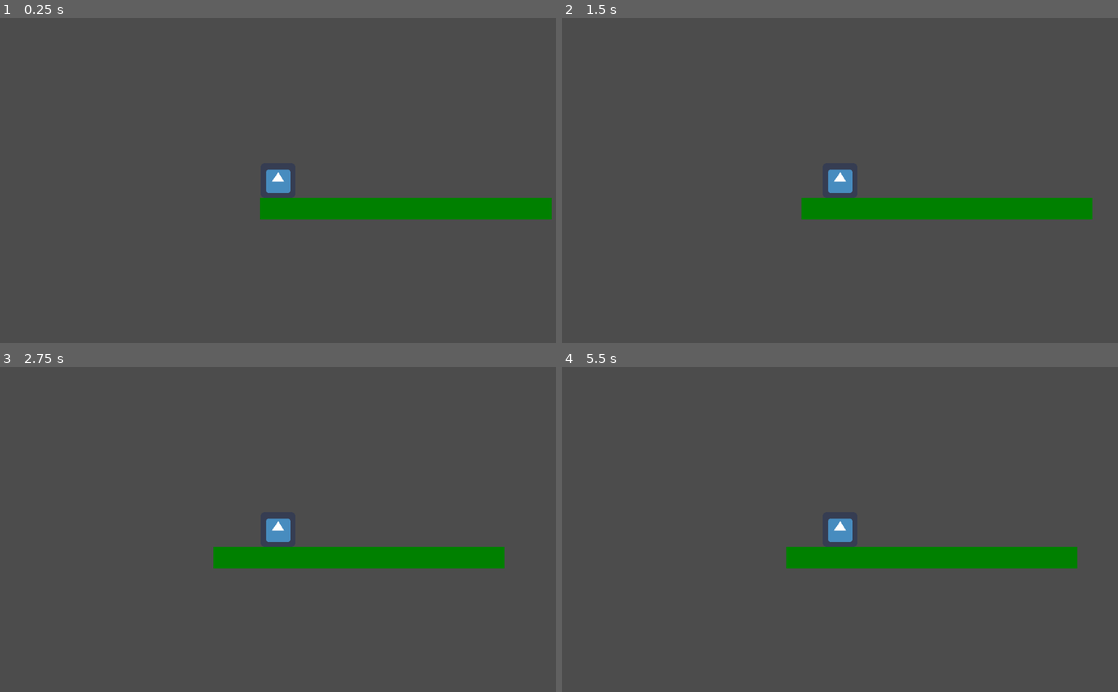
Above: before the commit, frames 1-4 (two rows, left to right).
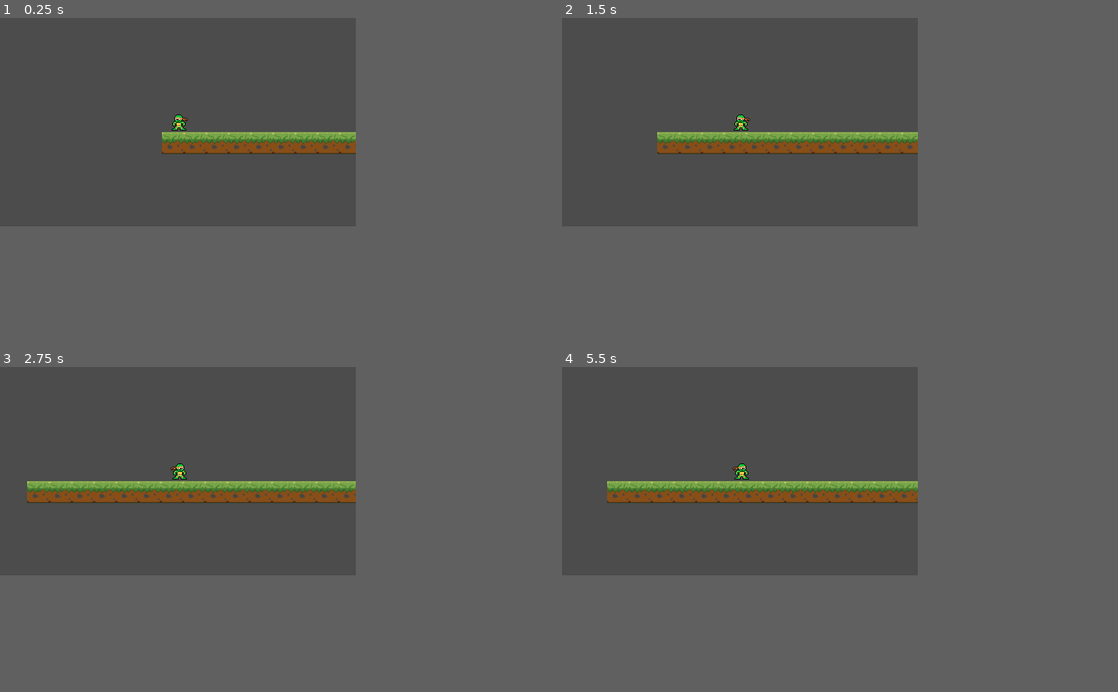
Above: after the commit, the same moments.

Repository: RidwanAnnV/TestTugas
Game: Godot game, scene res://Node2D.tscn
Two runs of this game, one before a commit and one after it. Both use one fixed random seed, a clock stepped at 60 frames per second and the inputs below. The project has no main scene, so this scene is started directly. The engine's default icon, where the game draws it, is replaced by a stand-in: a white triangle on a blue panel in a dark square.
Inputs:
- Up to frame 1 (0.25 s): no input
- Up to frame 2 (1.5 s): tap Enter at 0.5 s; hold D (kanan) 0.53-1.28 s; tap A (kiri) at 0.8, 1.35 s
- Up to frame 3 (2.75 s): tap Space (lompat) at 1.55, 2.1 s; hold D (kanan) from 2.03 s (still down)
- Up to frame 4 (5.5 s): release D (kanan) at 2.78 s; tap D (kanan) at 2.85, 4.55 s; tap A (kiri) at 3.05, 5.3 s; tap Space (lompat) at 3.5, 3.8, 4.35 s; hold A (kiri) 3.53-4.28 s; hold D (kanan) from 5.03 s (still down)
In our replay, the window is 800x468 before the commit and 512x300 after it. These sizes can differ from the game's own. Grey fills any space a smaller window leaves; there, only what the larger window draws over its background counts as a difference.

The runs differ from the first frame. In frame 1, 6.2% of the frame differs, in the area x 29-100%, y 29-62%; in frame 2, 7.0%; in frame 3, 7.8%, in the area x 4-91%, y 29-62%; in frame 4, 7.6%.

Commit message:
Add files via upload

Diff:
--- /dev/null
+++ b/PKK/Area2D.gd
@@ -0,0 +1,10 @@
+extends Area2D
+
+
+func _ready():
+	pass
+
+
+func _on_Area2D_body_entered(body):
+	if body.is_in_group("player"):
+		get_tree().change_scene("res://Node2D.tscn")
--- /dev/null
+++ b/PKK/CollisionShape2D.gd
@@ -0,0 +1,16 @@
+extends CollisionShape2D
+
+
+# Declare member variables here. Examples:
+# var a = 2
+# var b = "text"
+
+
+# Called when the node enters the scene tree for the first time.
+func _ready():
+	pass # Replace with function body.
+
+
+# Called every frame. 'delta' is the elapsed time since the previous frame.
+#func _process(delta):
+#	pass
--- a/PKK/Node2D.tscn
+++ b/PKK/Node2D.tscn
@@ -1,23 +1,445 @@
-[gd_scene load_steps=4 format=2]
+[gd_scene load_steps=15 format=2]
 
 [ext_resource path="res://player.tscn" type="PackedScene" id=1]
-[ext_resource path="res://test.png" type="Texture" id=2]
-
-[sub_resource type="RectangleShape2D" id=1]
-extents = Vector2( 268, 20 )
+[ext_resource path="res://tilemap/tanah.png" type="Texture" id=2]
+[ext_resource path="res://Area2D.gd" type="Script" id=3]
+[ext_resource path="res://CollisionShape2D.gd" type="Script" id=4]
+
+[sub_resource type="ConvexPolygonShape2D" id=2]
+points = PoolVector2Array( 0, 0, 32, 0, 32, 32, 0, 32 )
+
+[sub_resource type="ConvexPolygonShape2D" id=3]
+points = PoolVector2Array( 0, 0, 32, 0, 32, 32, 0, 32 )
+
+[sub_resource type="ConvexPolygonShape2D" id=4]
+points = PoolVector2Array( 0, 0, 32, 0, 32, 32, 0, 32 )
+
+[sub_resource type="ConvexPolygonShape2D" id=5]
+points = PoolVector2Array( 0, 0, 32, 0, 32, 32, 0, 32 )
+
+[sub_resource type="ConvexPolygonShape2D" id=6]
+points = PoolVector2Array( 0, 0, 32, 0, 32, 32, 0, 32 )
+
+[sub_resource type="ConvexPolygonShape2D" id=7]
+points = PoolVector2Array( 0, 0, 32, 0, 32, 32, 0, 32 )
+
+[sub_resource type="ConvexPolygonShape2D" id=8]
+points = PoolVector2Array( 0, 0, 32, 0, 32, 32, 0, 32 )
+
+[sub_resource type="ConvexPolygonShape2D" id=9]
+points = PoolVector2Array( 0, 0, 32, 0, 32, 32, 0, 32 )
+
+[sub_resource type="TileSet" id=1]
+0/name = "tanah.png 0"
+0/texture = ExtResource( 2 )
+0/tex_offset = Vector2( 0, 0 )
+0/modulate = Color( 1, 1, 1, 1 )
+0/region = Rect2( 0, 0, 32, 32 )
+0/tile_mode = 0
+0/occluder_offset = Vector2( 0, 0 )
+0/navigation_offset = Vector2( 0, 0 )
+0/shape_offset = Vector2( 0, 0 )
+0/shape_transform = Transform2D( 1, 0, 0, 1, 0, 0 )
+0/shape = SubResource( 2 )
+0/shape_one_way = false
+0/shape_one_way_margin = 1.0
+0/shapes = [ {
+"autotile_coord": Vector2( 0, 0 ),
+"one_way": false,
+"one_way_margin": 1.0,
+"shape": SubResource( 2 ),
+"shape_transform": Transform2D( 1, 0, 0, 1, 0, 0 )
+} ]
+0/z_index = 0
+1/name = "tanah.png 1"
+1/texture = ExtResource( 2 )
+1/tex_offset = Vector2( 0, 0 )
+1/modulate = Color( 1, 1, 1, 1 )
+1/region = Rect2( 32, 0, 32, 32 )
+1/tile_mode = 0
+1/occluder_offset = Vector2( 0, 0 )
+1/navigation_offset = Vector2( 0, 0 )
+1/shape_offset = Vector2( 0, 0 )
+1/shape_transform = Transform2D( 1, 0, 0, 1, 0, 0 )
+1/shape = SubResource( 3 )
+1/shape_one_way = false
+1/shape_one_way_margin = 1.0
+1/shapes = [ {
+"autotile_coord": Vector2( 0, 0 ),
+"one_way": false,
+"one_way_margin": 1.0,
+"shape": SubResource( 3 ),
+"shape_transform": Transform2D( 1, 0, 0, 1, 0, 0 )
+} ]
+1/z_index = 0
+2/name = "tanah.png 2"
+2/texture = ExtResource( 2 )
+2/tex_offset = Vector2( 0, 0 )
+2/modulate = Color( 1, 1, 1, 1 )
+2/region = Rect2( 0, 32, 32, 32 )
+2/tile_mode = 0
+2/occluder_offset = Vector2( 0, 0 )
+2/navigation_offset = Vector2( 0, 0 )
+2/shape_offset = Vector2( 0, 0 )
+2/shape_transform = Transform2D( 1, 0, 0, 1, 0, 0 )
+2/shape = SubResource( 8 )
+2/shape_one_way = false
+2/shape_one_way_margin = 1.0
+2/shapes = [ {
+"autotile_coord": Vector2( 0, 0 ),
+"one_way": false,
+"one_way_margin": 1.0,
+"shape": SubResource( 8 ),
+"shape_transform": Transform2D( 1, 0, 0, 1, 0, 0 )
+} ]
+2/z_index = 0
+3/name = "tanah.png 3"
+3/texture = ExtResource( 2 )
+3/tex_offset = Vector2( 0, 0 )
+3/modulate = Color( 1, 1, 1, 1 )
+3/region = Rect2( 32, 32, 32, 32 )
+3/tile_mode = 0
+3/occluder_offset = Vector2( 0, 0 )
+3/navigation_offset = Vector2( 0, 0 )
+3/shape_offset = Vector2( 0, 0 )
+3/shape_transform = Transform2D( 1, 0, 0, 1, 0, 0 )
+3/shape = SubResource( 9 )
+3/shape_one_way = false
+3/shape_one_way_margin = 1.0
+3/shapes = [ {
+"autotile_coord": Vector2( 0, 0 ),
+"one_way": false,
+"one_way_margin": 1.0,
+"shape": SubResource( 9 ),
+"shape_transform": Transform2D( 1, 0, 0, 1, 0, 0 )
+} ]
+3/z_index = 0
+4/name = "tanah.png 4"
+4/texture = ExtResource( 2 )
+4/tex_offset = Vector2( 0, 0 )
+4/modulate = Color( 1, 1, 1, 1 )
+4/region = Rect2( 0, 0, 32, 32 )
+4/tile_mode = 1
+4/autotile/bitmask_mode = 0
+4/autotile/bitmask_flags = [  ]
+4/autotile/icon_coordinate = Vector2( 0, 0 )
+4/autotile/tile_size = Vector2( 32, 32 )
+4/autotile/spacing = 0
+4/autotile/occluder_map = [  ]
+4/autotile/navpoly_map = [  ]
+4/autotile/priority_map = [  ]
+4/autotile/z_index_map = [  ]
+4/occluder_offset = Vector2( 0, 0 )
+4/navigation_offset = Vector2( 0, 0 )
+4/shape_offset = Vector2( 0, 0 )
+4/shape_transform = Transform2D( 1, 0, 0, 1, 0, 0 )
+4/shape_one_way = false
+4/shape_one_way_margin = 0.0
+4/shapes = [  ]
+4/z_index = 0
+5/name = "tanah.png 5"
+5/texture = ExtResource( 2 )
+5/tex_offset = Vector2( 0, 0 )
+5/modulate = Color( 1, 1, 1, 1 )
+5/region = Rect2( 32, 0, 32, 32 )
+5/tile_mode = 1
+5/autotile/bitmask_mode = 0
+5/autotile/bitmask_flags = [  ]
+5/autotile/icon_coordinate = Vector2( 0, 0 )
+5/autotile/tile_size = Vector2( 32, 32 )
+5/autotile/spacing = 0
+5/autotile/occluder_map = [  ]
+5/autotile/navpoly_map = [  ]
+5/autotile/priority_map = [  ]
+5/autotile/z_index_map = [  ]
+5/occluder_offset = Vector2( 0, 0 )
+5/navigation_offset = Vector2( 0, 0 )
+5/shape_offset = Vector2( 0, 0 )
+5/shape_transform = Transform2D( 1, 0, 0, 1, 0, 0 )
+5/shape_one_way = false
+5/shape_one_way_margin = 0.0
+5/shapes = [  ]
+5/z_index = 0
+6/name = "tanah.png 6"
+6/texture = ExtResource( 2 )
+6/tex_offset = Vector2( 0, 0 )
+6/modulate = Color( 1, 1, 1, 1 )
+6/region = Rect2( 0, 32, 32, 32 )
+6/tile_mode = 1
+6/autotile/bitmask_mode = 0
+6/autotile/bitmask_flags = [  ]
+6/autotile/icon_coordinate = Vector2( 0, 0 )
+6/autotile/tile_size = Vector2( 32, 32 )
+6/autotile/spacing = 0
+6/autotile/occluder_map = [  ]
+6/autotile/navpoly_map = [  ]
+6/autotile/priority_map = [  ]
+6/autotile/z_index_map = [  ]
+6/occluder_offset = Vector2( 0, 0 )
+6/navigation_offset = Vector2( 0, 0 )
+6/shape_offset = Vector2( 0, 0 )
+6/shape_transform = Transform2D( 1, 0, 0, 1, 0, 0 )
+6/shape_one_way = false
+6/shape_one_way_margin = 0.0
+6/shapes = [  ]
+6/z_index = 0
+7/name = "tanah.png 7"
+7/texture = ExtResource( 2 )
+7/tex_offset = Vector2( 0, 0 )
+7/modulate = Color( 1, 1, 1, 1 )
+7/region = Rect2( 32, 32, 32, 32 )
+7/tile_mode = 1
+7/autotile/bitmask_mode = 0
+7/autotile/bitmask_flags = [  ]
+7/autotile/icon_coordinate = Vector2( 0, 0 )
+7/autotile/tile_size = Vector2( 32, 32 )
+7/autotile/spacing = 0
+7/autotile/occluder_map = [  ]
+7/autotile/navpoly_map = [  ]
+7/autotile/priority_map = [  ]
+7/autotile/z_index_map = [  ]
+7/occluder_offset = Vector2( 0, 0 )
+7/navigation_offset = Vector2( 0, 0 )
+7/shape_offset = Vector2( 0, 0 )
+7/shape_transform = Transform2D( 1, 0, 0, 1, 0, 0 )
+7/shape_one_way = false
+7/shape_one_way_margin = 0.0
+7/shapes = [  ]
+7/z_index = 0
+8/name = "tanah.png 8"
+8/texture = ExtResource( 2 )
+8/tex_offset = Vector2( 0, 0 )
+8/modulate = Color( 1, 1, 1, 1 )
+8/region = Rect2( 0, 0, 32, 32 )
+8/tile_mode = 1
+8/autotile/bitmask_mode = 0
+8/autotile/bitmask_flags = [  ]
+8/autotile/icon_coordinate = Vector2( 0, 0 )
+8/autotile/tile_size = Vector2( 32, 32 )
+8/autotile/spacing = 0
+8/autotile/occluder_map = [  ]
+8/autotile/navpoly_map = [  ]
+8/autotile/priority_map = [  ]
+8/autotile/z_index_map = [  ]
+8/occluder_offset = Vector2( 0, 0 )
+8/navigation_offset = Vector2( 0, 0 )
+8/shape_offset = Vector2( 0, 0 )
+8/shape_transform = Transform2D( 1, 0, 0, 1, 0, 0 )
+8/shape_one_way = false
+8/shape_one_way_margin = 0.0
+8/shapes = [  ]
+8/z_index = 0
+9/name = "tanah.png 9"
+9/texture = ExtResource( 2 )
+9/tex_offset = Vector2( 0, 0 )
+9/modulate = Color( 1, 1, 1, 1 )
+9/region = Rect2( 0, 0, 32, 32 )
+9/tile_mode = 1
+9/autotile/bitmask_mode = 0
+9/autotile/bitmask_flags = [  ]
+9/autotile/icon_coordinate = Vector2( 0, 0 )
+9/autotile/tile_size = Vector2( 32, 32 )
+9/autotile/spacing = 0
+9/autotile/occluder_map = [  ]
+9/autotile/navpoly_map = [  ]
+9/autotile/priority_map = [  ]
+9/autotile/z_index_map = [  ]
+9/occluder_offset = Vector2( 0, 0 )
+9/navigation_offset = Vector2( 0, 0 )
+9/shape_offset = Vector2( 0, 0 )
+9/shape_transform = Transform2D( 1, 0, 0, 1, 0, 0 )
+9/shape_one_way = false
+9/shape_one_way_margin = 0.0
+9/shapes = [  ]
+9/z_index = 0
+10/name = "tanah.png 10"
+10/texture = ExtResource( 2 )
+10/tex_offset = Vector2( 0, 0 )
+10/modulate = Color( 1, 1, 1, 1 )
+10/region = Rect2( 0, 0, 32, 32 )
+10/tile_mode = 1
+10/autotile/bitmask_mode = 0
+10/autotile/bitmask_flags = [  ]
+10/autotile/icon_coordinate = Vector2( 0, 0 )
+10/autotile/tile_size = Vector2( 32, 32 )
+10/autotile/spacing = 0
+10/autotile/occluder_map = [  ]
+10/autotile/navpoly_map = [  ]
+10/autotile/priority_map = [  ]
+10/autotile/z_index_map = [  ]
+10/occluder_offset = Vector2( 0, 0 )
+10/navigation_offset = Vector2( 0, 0 )
+10/shape_offset = Vector2( 0, 0 )
+10/shape_transform = Transform2D( 1, 0, 0, 1, 0, 0 )
+10/shape_one_way = false
+10/shape_one_way_margin = 0.0
+10/shapes = [  ]
+10/z_index = 0
+11/name = "tanah.png 11"
+11/texture = ExtResource( 2 )
+11/tex_offset = Vector2( 0, 0 )
+11/modulate = Color( 1, 1, 1, 1 )
+11/region = Rect2( 32, 0, 32, 32 )
+11/tile_mode = 1
+11/autotile/bitmask_mode = 0
+11/autotile/bitmask_flags = [  ]
+11/autotile/icon_coordinate = Vector2( 0, 0 )
+11/autotile/tile_size = Vector2( 32, 32 )
+11/autotile/spacing = 0
+11/autotile/occluder_map = [  ]
+11/autotile/navpoly_map = [  ]
+11/autotile/priority_map = [  ]
+11/autotile/z_index_map = [  ]
+11/occluder_offset = Vector2( 0, 0 )
+11/navigation_offset = Vector2( 0, 0 )
+11/shape_offset = Vector2( 0, 0 )
+11/shape_transform = Transform2D( 1, 0, 0, 1, 0, 0 )
+11/shape_one_way = false
+11/shape_one_way_margin = 0.0
+11/shapes = [  ]
+11/z_index = 0
+12/name = "tanah.png 12"
+12/texture = ExtResource( 2 )
+12/tex_offset = Vector2( 0, 0 )
+12/modulate = Color( 1, 1, 1, 1 )
+12/region = Rect2( 0, 0, 32, 32 )
+12/tile_mode = 1
+12/autotile/bitmask_mode = 0
+12/autotile/bitmask_flags = [  ]
+12/autotile/icon_coordinate = Vector2( 0, 0 )
+12/autotile/tile_size = Vector2( 32, 32 )
+12/autotile/spacing = 0
+12/autotile/occluder_map = [  ]
+12/autotile/navpoly_map = [  ]
+12/autotile/priority_map = [  ]
+12/autotile/z_index_map = [  ]
+12/occluder_offset = Vector2( 0, 0 )
+12/navigation_offset = Vector2( 0, 0 )
+12/shape_offset = Vector2( 0, 0 )
+12/shape_transform = Transform2D( 1, 0, 0, 1, 0, 0 )
+12/shape = SubResource( 4 )
+12/shape_one_way = false
+12/shape_one_way_margin = 1.0
+12/shapes = [ {
+"autotile_coord": Vector2( 0, 0 ),
+"one_way": false,
+"one_way_margin": 1.0,
+"shape": SubResource( 4 ),
+"shape_transform": Transform2D( 1, 0, 0, 1, 0, 0 )
+} ]
+12/z_index = 0
+13/name = "tanah.png 13"
+13/texture = ExtResource( 2 )
+13/tex_offset = Vector2( 0, 0 )
+13/modulate = Color( 1, 1, 1, 1 )
+13/region = Rect2( 32, 0, 32, 32 )
+13/tile_mode = 1
+13/autotile/bitmask_mode = 0
+13/autotile/bitmask_flags = [  ]
+13/autotile/icon_coordinate = Vector2( 0, 0 )
+13/autotile/tile_size = Vector2( 32, 32 )
+13/autotile/spacing = 0
+13/autotile/occluder_map = [  ]
+13/autotile/navpoly_map = [  ]
+13/autotile/priority_map = [  ]
+13/autotile/z_index_map = [  ]
+13/occluder_offset = Vector2( 0, 0 )
+13/navigation_offset = Vector2( 0, 0 )
+13/shape_offset = Vector2( 0, 0 )
+13/shape_transform = Transform2D( 1, 0, 0, 1, 0, 0 )
+13/shape = SubResource( 5 )
+13/shape_one_way = false
+13/shape_one_way_margin = 1.0
+13/shapes = [ {
+"autotile_coord": Vector2( 0, 0 ),
+"one_way": false,
+"one_way_margin": 1.0,
+"shape": SubResource( 5 ),
+"shape_transform": Transform2D( 1, 0, 0, 1, 0, 0 )
+} ]
+13/z_index = 0
+14/name = "tanah.png 14"
+14/texture = ExtResource( 2 )
+14/tex_offset = Vector2( 0, 0 )
+14/modulate = Color( 1, 1, 1, 1 )
+14/region = Rect2( 0, 32, 32, 32 )
+14/tile_mode = 1
+14/autotile/bitmask_mode = 0
+14/autotile/bitmask_flags = [  ]
+14/autotile/icon_coordinate = Vector2( 0, 0 )
+14/autotile/tile_size = Vector2( 32, 32 )
+14/autotile/spacing = 0
+14/autotile/occluder_map = [  ]
+14/autotile/navpoly_map = [  ]
+14/autotile/priority_map = [  ]
+14/autotile/z_index_map = [  ]
+14/occluder_offset = Vector2( 0, 0 )
+14/navigation_offset = Vector2( 0, 0 )
+14/shape_offset = Vector2( 0, 0 )
+14/shape_transform = Transform2D( 1, 0, 0, 1, 0, 0 )
+14/shape = SubResource( 6 )
+14/shape_one_way = false
+14/shape_one_way_margin = 1.0
+14/shapes = [ {
+"autotile_coord": Vector2( 0, 0 ),
+"one_way": false,
+"one_way_margin": 1.0,
+"shape": SubResource( 6 ),
+"shape_transform": Transform2D( 1, 0, 0, 1, 0, 0 )
+} ]
+14/z_index = 0
+15/name = "tanah.png 15"
+15/texture = ExtResource( 2 )
+15/tex_offset = Vector2( 0, 0 )
+15/modulate = Color( 1, 1, 1, 1 )
+15/region = Rect2( 32, 32, 32, 32 )
+15/tile_mode = 1
+15/autotile/bitmask_mode = 0
+15/autotile/bitmask_flags = [  ]
+15/autotile/icon_coordinate = Vector2( 0, 0 )
+15/autotile/tile_size = Vector2( 32, 32 )
+15/autotile/spacing = 0
+15/autotile/occluder_map = [  ]
+15/autotile/navpoly_map = [  ]
+15/autotile/priority_map = [  ]
+15/autotile/z_index_map = [  ]
+15/occluder_offset = Vector2( 0, 0 )
+15/navigation_offset = Vector2( 0, 0 )
+15/shape_offset = Vector2( 0, 0 )
+15/shape_transform = Transform2D( 1, 0, 0, 1, 0, 0 )
+15/shape = SubResource( 7 )
+15/shape_one_way = false
+15/shape_one_way_margin = 1.0
+15/shapes = [ {
+"autotile_coord": Vector2( 0, 0 ),
+"one_way": false,
+"one_way_margin": 1.0,
+"shape": SubResource( 7 ),
+"shape_transform": Transform2D( 1, 0, 0, 1, 0, 0 )
+} ]
+15/z_index = 0
+
+[sub_resource type="RectangleShape2D" id=10]
+extents = Vector2( 423.5, 12.75 )
 
 [node name="Node2D" type="Node2D"]
 
 [node name="player" parent="." instance=ExtResource( 1 )]
-position = Vector2( 128, -8 )
-
-[node name="StaticBody2D" type="StaticBody2D" parent="."]
-
-[node name="Sprite" type="Sprite" parent="StaticBody2D"]
-position = Vector2( 363.75, 43.75 )
-scale = Vector2( 2.38444, 0.18 )
-texture = ExtResource( 2 )
-
-[node name="CollisionShape2D" type="CollisionShape2D" parent="StaticBody2D"]
-position = Vector2( 364, 44 )
-shape = SubResource( 1 )
+position = Vector2( 23, -12 )
+
+[node name="TileMap" type="TileMap" parent="."]
+tile_set = SubResource( 1 )
+cell_size = Vector2( 32, 32 )
+format = 1
+tile_data = PoolIntArray( -131056, 0, 0, -131055, 0, 0, -131054, 0, 0, -131053, 0, 0, -131052, 0, 0, -131051, 0, 0, -131050, 0, 0, -65508, 0, 0, -65507, 0, 0, -65506, 0, 0, 0, 0, 0, 1, 0, 0, 2, 0, 0, 3, 0, 0, 4, 0, 0, 5, 0, 0, 6, 0, 0, 7, 0, 0, 8, 0, 0, 9, 0, 0, 10, 0, 0, 11, 0, 0, 12, 0, 0, 13, 0, 0, 14, 0, 0, 25, 0, 0, 26, 0, 0 )
+
+[node name="Area2D" type="Area2D" parent="."]
+position = Vector2( 23, -12 )
+script = ExtResource( 3 )
+
+[node name="CollisionShape2D" type="CollisionShape2D" parent="Area2D"]
+position = Vector2( 679.5, 57 )
+shape = SubResource( 10 )
+script = ExtResource( 4 )
+
+[connection signal="body_entered" from="Area2D" to="Area2D" method="_on_Area2D_body_entered"]
--- a/PKK/hero.gd
+++ b/PKK/hero.gd
@@ -1,20 +1,35 @@
 extends KinematicBody2D
 
-var speed = 100
+var speed = 200
+var direction_x = 1
 var gravity = 12
-var jump = -200
+var jump = -300
 var velocity = Vector2.ZERO
+
+onready var sprite : Sprite = $Sprite
+
+
+func _ready():
+	add_to_group("player")
+
 
 func _physics_process(delta):
 	velocity.y = velocity.y + gravity
 
 	if Input.is_action_pressed("kanan"):
-		velocity.x = speed
-	if Input.is_action_pressed("kiri"):
-		velocity.x = -speed
+		direction_x = 1
+	elif Input.is_action_pressed("kiri"):
+		direction_x = -1
+	else :
+		direction_x = 0
 
-	elif Input.is_action_just_pressed("lompat")and is_on_floor():
+	if Input.is_action_just_pressed("lompat")and is_on_floor():
 		velocity.y = jump
 
+	if direction_x != 0:
+		sprite.scale.x = direction_x
+
+
+	velocity.x = direction_x * speed
 	velocity.x = lerp(velocity.x,0,0.3);
 	velocity = move_and_slide(velocity,Vector2.UP);
--- a/PKK/player.tscn
+++ b/PKK/player.tscn
@@ -1,24 +1,23 @@
-[gd_scene load_steps=5 format=2]
+[gd_scene load_steps=4 format=2]
 
-[ext_resource path="res://player.gd" type="Script" id=1]
 [ext_resource path="res://hero.gd" type="Script" id=2]
-[ext_resource path="res://icon.png" type="Texture" id=3]
+[ext_resource path="res://assets/characters/turtle.png" type="Texture" id=3]
 
 [sub_resource type="RectangleShape2D" id=1]
-extents = Vector2( 32, 32 )
+extents = Vector2( 14, 13.5 )
 
-[node name="player" type="Node2D"]
-script = ExtResource( 1 )
-
-[node name="hero" type="KinematicBody2D" parent="."]
+[node name="hero" type="KinematicBody2D"]
 script = ExtResource( 2 )
 
-[node name="Sprite" type="Sprite" parent="hero"]
+[node name="Sprite" type="Sprite" parent="."]
+position = Vector2( 2, -4 )
+scale = Vector2( -1, 1 )
 texture = ExtResource( 3 )
 
-[node name="CollisionShape2D" type="CollisionShape2D" parent="hero"]
+[node name="CollisionShape2D" type="CollisionShape2D" parent="."]
+position = Vector2( 1, 0 )
 shape = SubResource( 1 )
 
-[node name="Camera2D" type="Camera2D" parent="hero"]
+[node name="Camera2D" type="Camera2D" parent="."]
 rotating = true
 current = true
--- a/PKK/project.godot
+++ b/PKK/project.godot
@@ -12,6 +12,11 @@
 
 config/name="TugasPKK"
 config/icon="res://icon.png"
+
+[display]
+
+window/size/width=512
+window/size/height=300
 
 [input]
 
Binary file added: PKK/assets/characters/turtle.png
Not shown, added: PKK/assets/characters/turtle.png.import
Binary file added: PKK/tilemap/tanah.png
Not shown, added: PKK/tilemap/tanah.png.import
